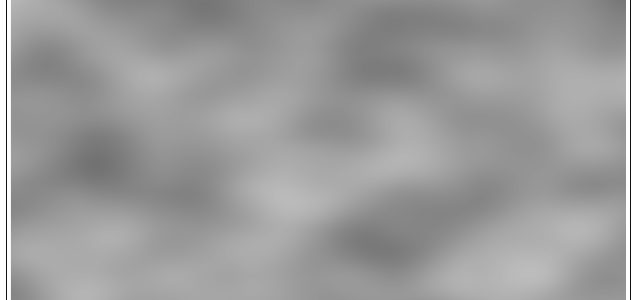
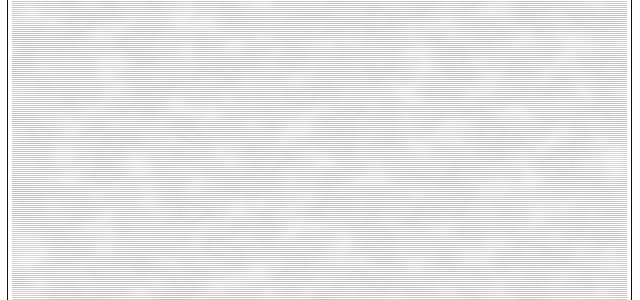
Layers edited between the first and the second (640, 300) image:
painted on "Window Border" over (6, 0, 632, 300)
painted on "Console Window" over (10, 0, 628, 300)
